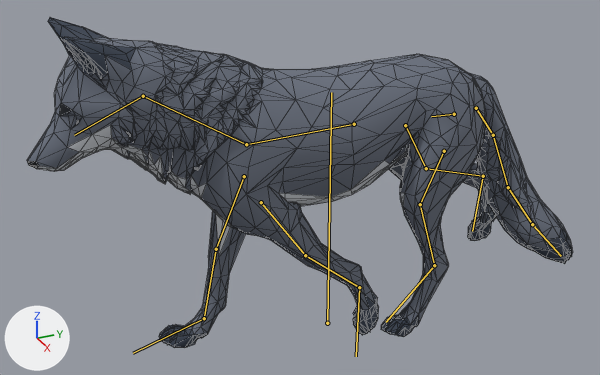
Renders of the glTF model packages/client/public/models/wolf.glb from each side of a commit.
Rendered twice from a camera (50 mm lens) standing at (2.79, -1.39, 2.13) and looking at (-0.04, -0.12, 0.71). Arrows for +X, +Y and +Z are at lower left; the lights stay in place. The older version comes first. Both versions are drawn at frame 5 of the action 'run'; the numbers are the values there. The bones that change, and the others that lie on the model, are drawn over the model as lines. Mesh edges are drawn as thin lines.

In view in the first picture: 'wolf'.
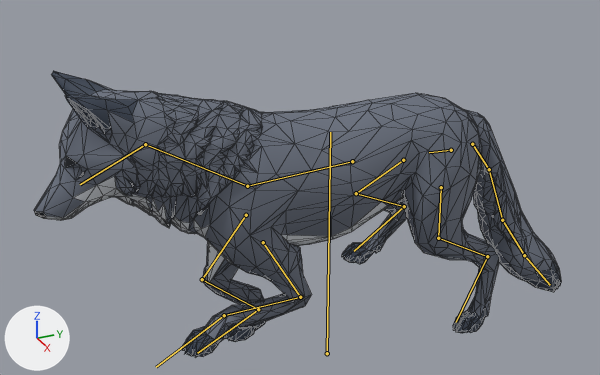
Location of each change, (x1, y1, x2, y2) in pixels of the pictures (600 x 375 px):
'wolf', posed (13% shorter)
    before: (27, 17, 573, 348)
    after: (34, 71, 561, 358)
bone 'root', root to tip
    before: (327, 323) to (331, 92)
    after: (327, 353) to (330, 132)
bone 'spine', root to tip
    before: (354, 124) to (246, 144)
    after: (352, 161) to (247, 186)
bone 'frontupper.L', root to tip
    before: (244, 176) to (216, 249)
    after: (246, 215) to (202, 279)
bone 'frontlower.L', root to tip
    before: (216, 249) to (204, 318)
    after: (202, 279) to (258, 309)
bone 'frontpaw.L', root to tip
    before: (204, 318) to (133, 353)
    after: (258, 309) to (197, 353)
bone 'frontupper.R', root to tip
    before: (261, 202) to (305, 255)
    after: (263, 242) to (300, 297)
bone 'frontlower.R', root to tip
    before: (305, 255) to (359, 287)
    after: (300, 297) to (224, 315)
bone 'frontpaw.R', root to tip
    before: (359, 287) to (356, 356)
    after: (224, 315) to (156, 367)
bone 'tail.1', root to tip
    before: (476, 108) to (493, 135)
    after: (472, 144) to (489, 169)
bone 'tail.2', root to tip
    before: (493, 135) to (508, 187)
    after: (489, 169) to (502, 220)
bone 'tail.3', root to tip
    before: (508, 187) to (532, 224)
    after: (502, 220) to (524, 255)
bone 'backupper.L', root to tip
    before: (405, 125) to (426, 168)
    after: (403, 160) to (356, 193)
bone 'backlower.L', root to tip
    before: (426, 168) to (483, 176)
    after: (356, 193) to (404, 206)
bone 'backpaw.L', root to tip
    before: (483, 176) to (472, 231)
    after: (404, 206) to (354, 251)
bone 'backupper.R', root to tip
    before: (444, 151) to (420, 204)
    after: (441, 187) to (438, 238)
bone 'backlower.R', root to tip
    before: (420, 204) to (434, 265)
    after: (438, 238) to (487, 256)
bone 'backpaw.R', root to tip
    before: (434, 265) to (386, 322)
    after: (487, 256) to (456, 322)

What the commit changed:
Bone 'root' (bone_root) moves from (0.0, 0.049, 0.0) to (0.0, -0.115, 0.0).
Bone 'spine' (bone_spine) turns from (-8, 0, 0) to (-9, 0, 0) degrees about its own x, y and z.
Bone 'frontupper.L' (bone_frontupper_l) turns from (31, 0, 0) to (47, 0, 0) degrees about its own x, y and z.
Bone 'frontlower.L' (bone_frontlower_l) turns from (-11, 0, 0) to (-88, 0, 0) degrees about its own x, y and z.
Bone 'frontpaw.L' (bone_frontpaw_l) turns from (0, 0, 0) to (49, 0, -2) degrees about its own x, y and z.
Bone 'frontupper.R' (bone_frontupper_r) turns from (-31, 0, 0) to (-25, 0, 0) degrees about its own x, y and z.
Bone 'frontlower.R' (bone_frontlower_r) turns from (-16, 0, 0) to (119, 0, 0) degrees about its own x, y and z.
Bone 'frontpaw.R' (bone_frontpaw_r) turns from (0, 0, 0) to (-84, 0, 0) degrees about its own x, y and z.
Bone 'tail.1' (bone_tail_1) turns from (0, 0, 11) to (0, 0, 10) degrees about its own x, y and z.
Bone 'tail.2' (bone_tail_2) turns from (0, 0, 9) to (0, 0, 7) degrees about its own x, y and z.
Bone 'tail.3' (bone_tail_3) turns from (0, 0, 6) to (0, 0, 3) degrees about its own x, y and z.
Bone 'backupper.L' (bone_backupper_l) turns from (-31, 0, 0) to (58, 0, 0) degrees about its own x, y and z.
Bone 'backlower.L' (bone_backlower_l) turns from (-16, 0, 0) to (-94, 0, 0) degrees about its own x, y and z.
Bone 'backpaw.L' (bone_backpaw_l) turns from (0, 0, 0) to (34, 0, 0) degrees about its own x, y and z.
Bone 'backupper.R' (bone_backupper_r) turns from (31, 0, 0) to (1, 0, -4) degrees about its own x, y and z.
Bone 'backlower.R' (bone_backlower_r) turns from (-11, 0, 0) to (-25, 0, 0) degrees about its own x, y and z.
Bone 'backpaw.R' (bone_backpaw_r) turns from (0, 0, 0) to (22, 0, 3) degrees about its own x, y and z.
